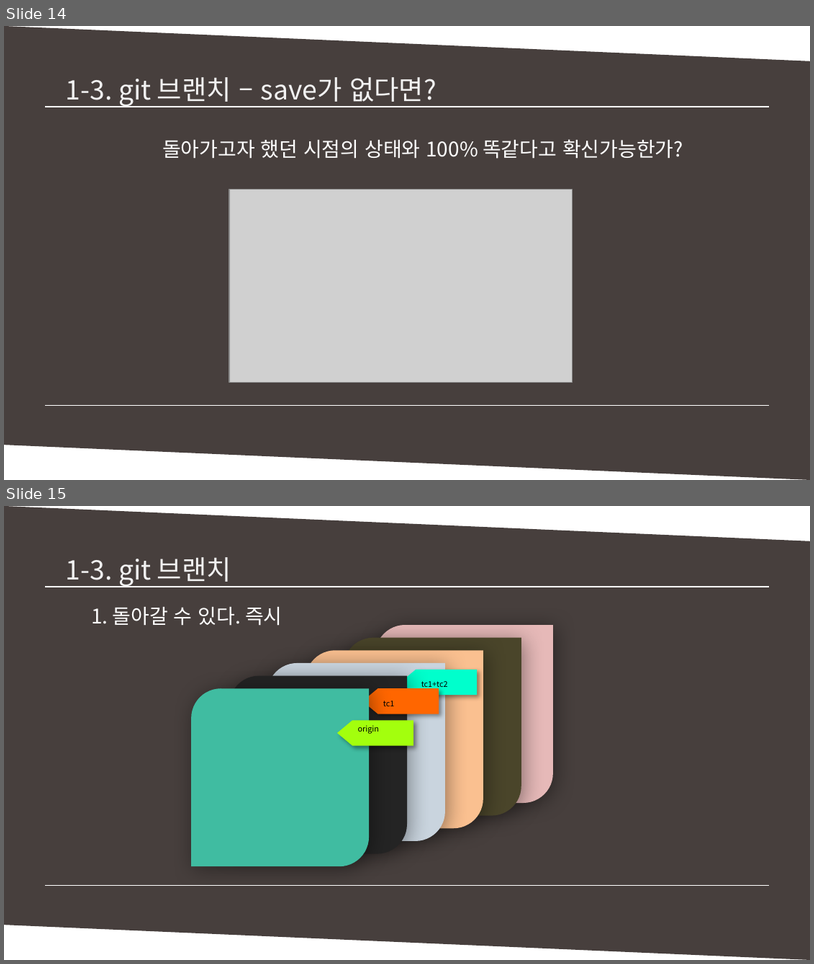
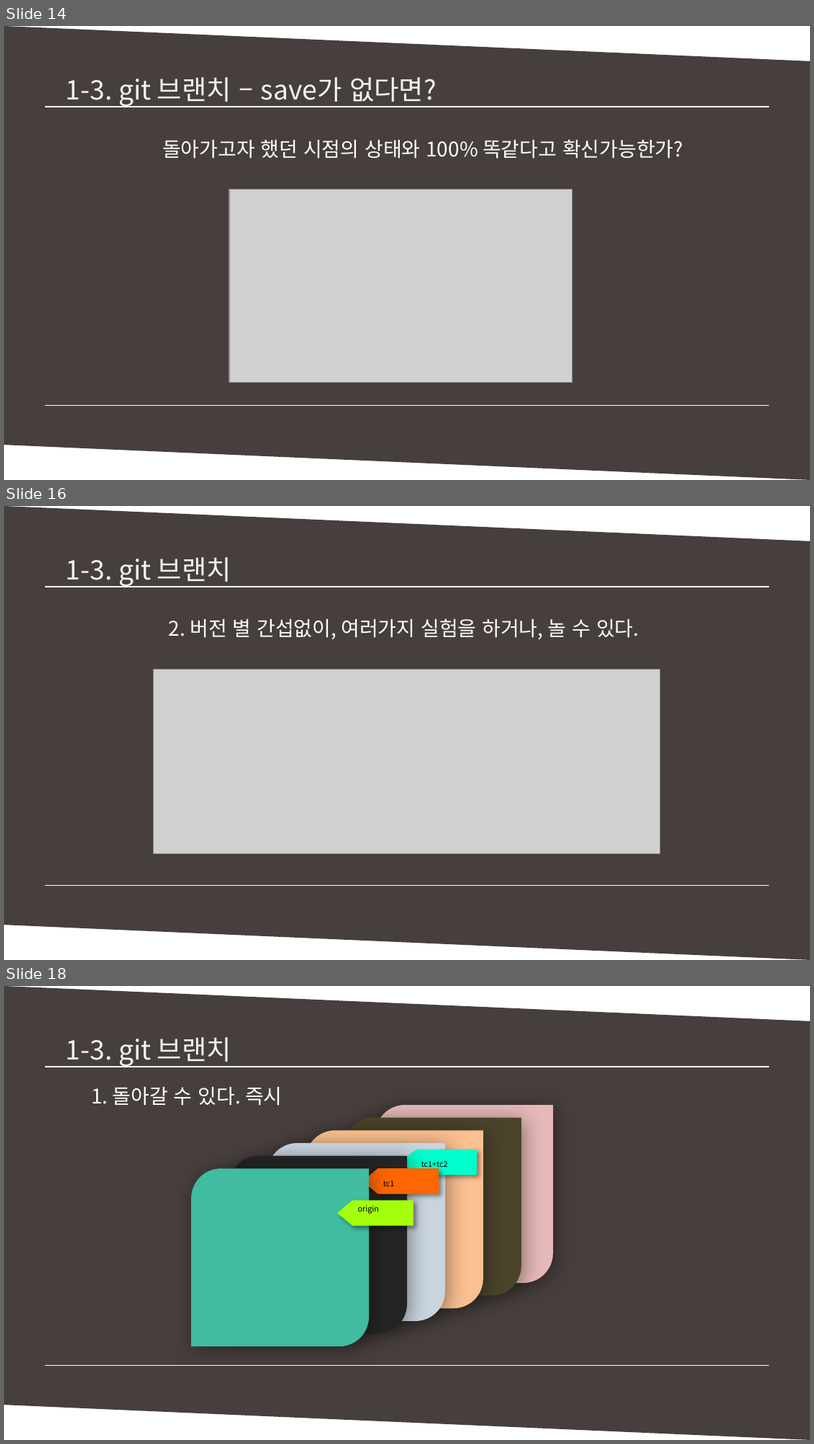
Before and after one commit to MinSikMoon/pptgit, a slide deck: git발표.pptx. Shown one above the other, each under a label of ours: slides 14 and 15 before the commit, slides 14, 16 and 18 after it; the slides between them are not shown. The pictures are 814x964 and 814x1444 pixels, drawn with LibreOffice and Linux fonts; fonts in the diff are those of the drawing; grey boxes stand for pictures. Boxes give left, top, right and bottom in pixels: in the first picture for what was removed or moved away, otherwise in the second. Text is boxed around its words. In the diff, an @@ line names an element or a change of style, - is before the commit and + after.

```diff
--- a/git발표.pptx
+++ b/git발표.pptx
@@ slide 16 added at (4,506,810,960), background #FFFFFF @@
@@ parallelogram added at (4,506,810,959), fill #473F3D @@
@@ text added at (66,557,232,587), 24 pt, text #F2F2F2 @@
+1-3. git 브랜치
@@ line added from (45, 587) to (769, 587), #FFFFFF 1 pt @@
@@ line added from (52, 587) to (769, 587), #FFFFFF 1 pt @@
@@ text added at (169,618,639,639), 18 pt, text #FFFFFF @@
+2. 버전 별 간섭없이, 여러가지 실험을 하거나, 놀 수 있다.
@@ picture added at (153,669,661,854) @@
@@ line added from (45, 885) to (763, 885), #FFFFFF 1 pt @@
@@ line added from (45, 885) to (769, 885), #FFFFFF 1 pt @@
@@ what was slide 15 is now slide 18 @@
```
Also in this commit, not shown: 1 slide changed, 2 other slides added.
